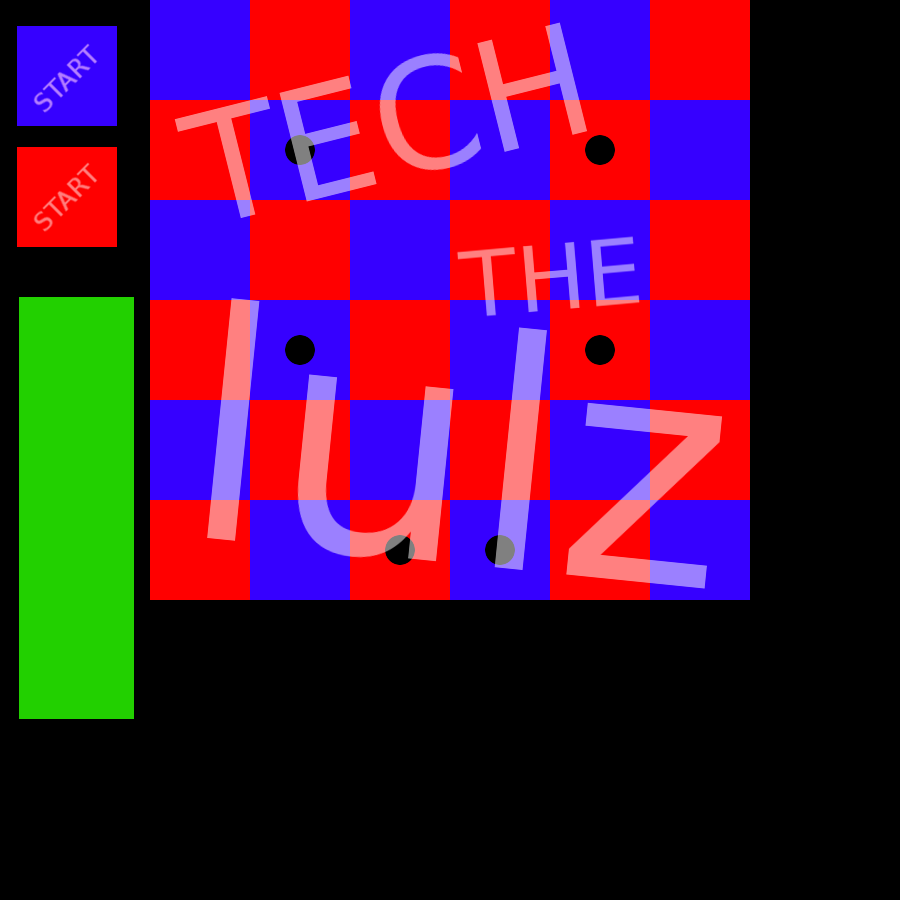
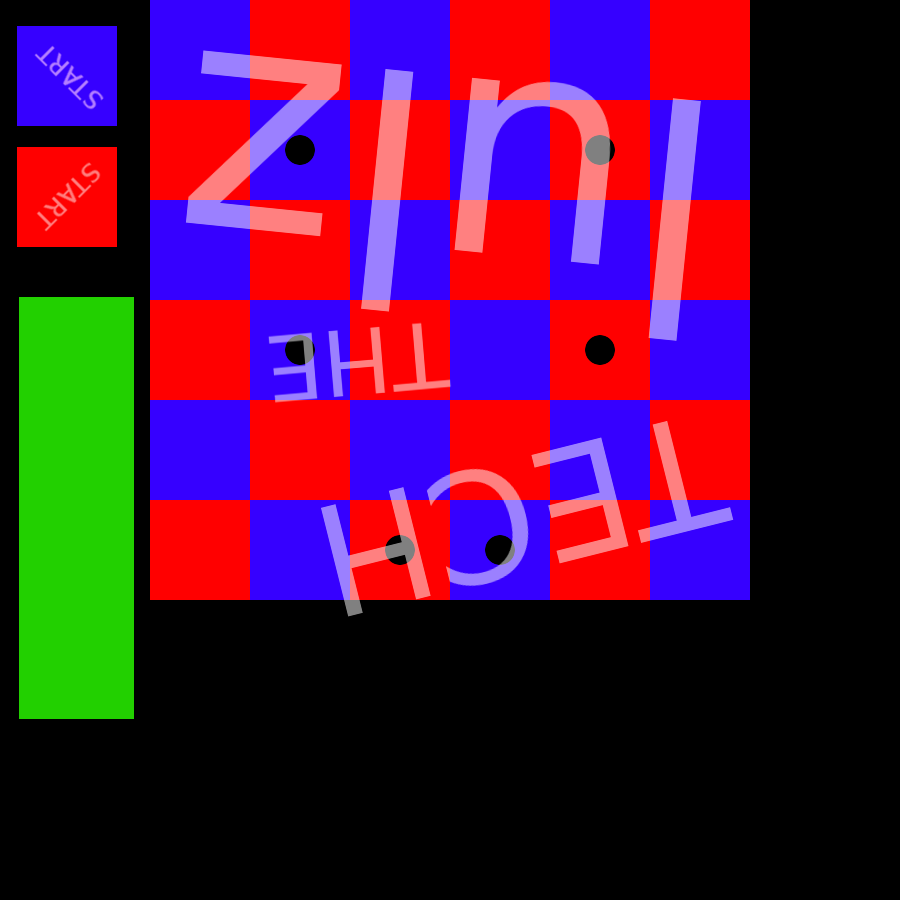
Comparing the layer stacks of the two 900×900 images. Changes:
renamed "lulz" to "Copie de TECH", painted on it over bbox(185, 49, 734, 617)
removed layer "THE" (was grain merge, 50%) over bbox(456, 235, 640, 317)
hid "TECH", painted on it over bbox(174, 22, 716, 576)
painted on "Arrière-plan" over bbox(33, 43, 104, 232)
